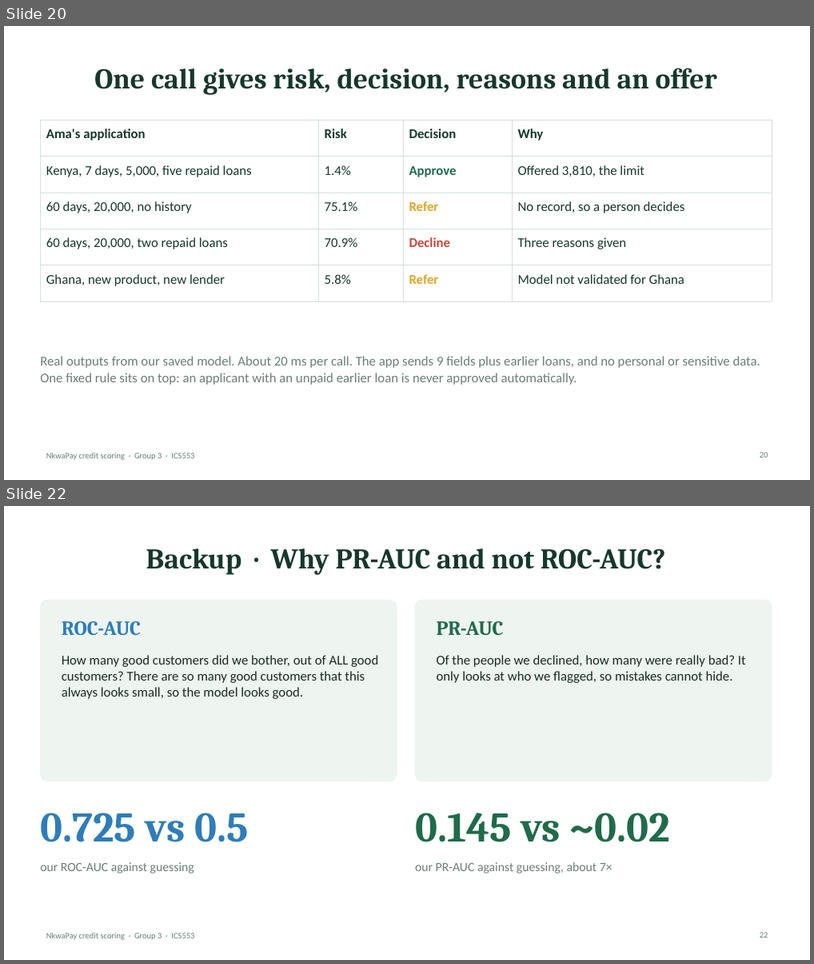
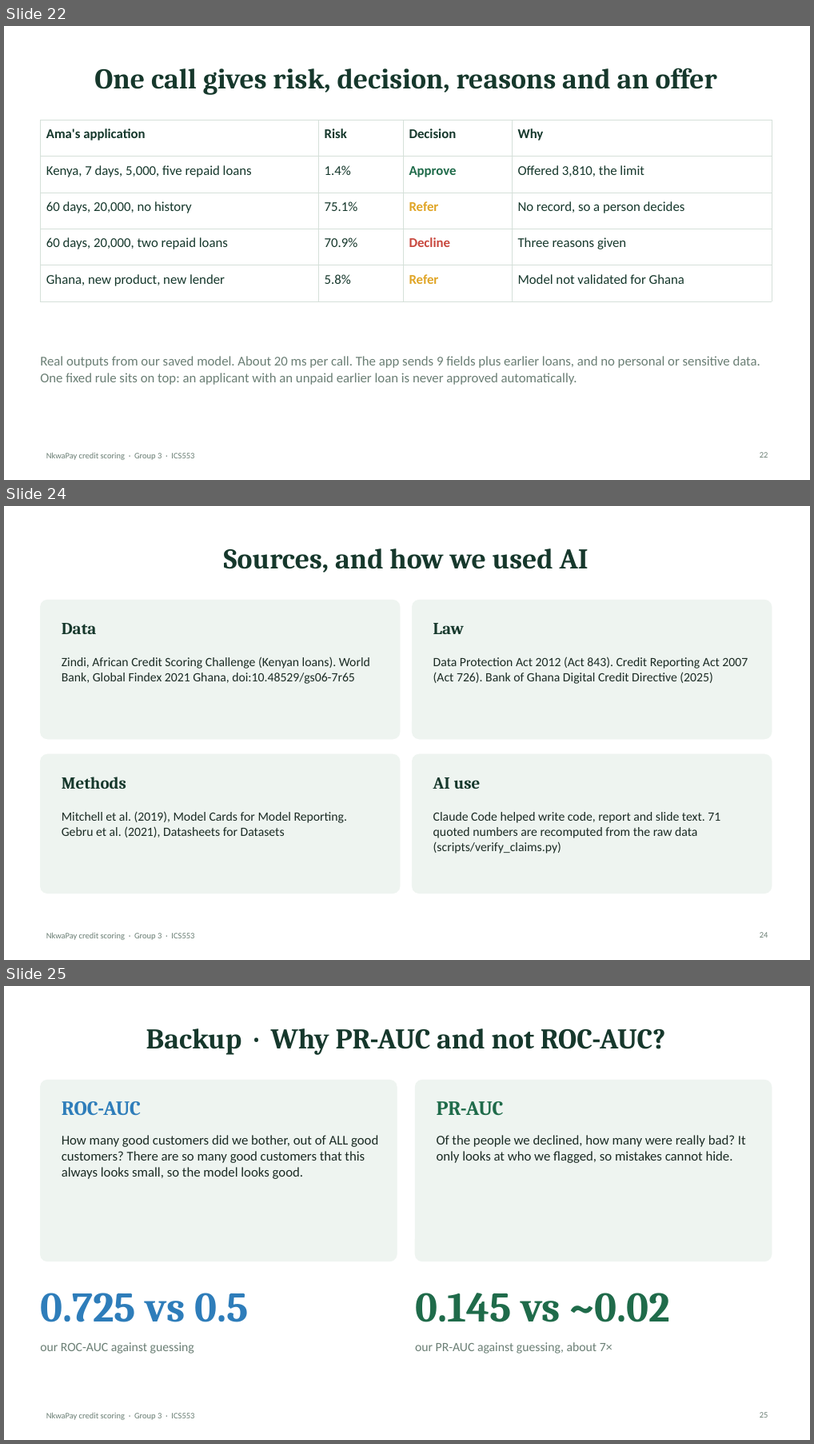
Before and after one commit to ASU-MICS-2028/mle-group-3-prosit-2, a slide deck: slides/NkwaPay_Debrief_Simple.pptx. Shown one above the other, each under a label of ours: slides 20 and 22 before the commit, slides 22, 24 and 25 after it; the slides between them are not shown. The pictures are 814x964 and 814x1444 pixels, drawn with LibreOffice and Linux fonts; fonts in the diff are those of the drawing. Boxes give left, top, right and bottom in pixels: in the first picture for what was removed or moved away, otherwise in the second. Text is boxed around its words. In the diff, an @@ line names an element or a change of style, - is before the commit and + after.

```diff
--- a/slides/NkwaPay_Debrief_Simple.pptx
+++ b/slides/NkwaPay_Debrief_Simple.pptx
@@ slide 24 added at box(4, 506, 810, 960), background #FFFFFF; not listed: 1 template element that a slide beside it also shows @@
@@ title added at box(224, 548, 589, 572), 34 pt, text #16382C, bold @@
+Sources, and how we used AI
@@ rounded rectangle added at box(40, 600, 400, 739), fill #EEF4F0, outline #EEF4F0 0.5 pt @@
@@ rounded rectangle added at box(412, 600, 772, 739), fill #EEF4F0, outline #EEF4F0 0.5 pt @@
@@ text added at box(62, 623, 97, 634), 20 pt, text #16382C, bold @@
+Data
@@ text added at box(434, 623, 464, 634), 20 pt, text #16382C, bold @@
+Law
@@ text added at box(62, 656, 370, 684), 15 pt, text #1B2B24 @@
+Zindi, African Credit Scoring Challenge (Kenyan loans). World Bank, Global Findex 2021 Ghana, doi:10.48529/gs06-7r65
@@ text added at box(434, 656, 748, 684), 15 pt, text #1B2B24 @@
+Data Protection Act 2012 (Act 843). Credit Reporting Act 2007 (Act 726). Bank of Ghana Digital Credit Directive (2025)
@@ rounded rectangle added at box(40, 754, 400, 893), fill #EEF4F0, outline #EEF4F0 0.5 pt @@
@@ rounded rectangle added at box(412, 754, 772, 893), fill #EEF4F0, outline #EEF4F0 0.5 pt @@
@@ text added at box(62, 776, 126, 788), 20 pt, text #16382C, bold @@
+Methods
@@ text added at box(434, 777, 481, 788), 20 pt, text #16382C, bold @@
+AI use
@@ text added at box(62, 811, 348, 837), 15 pt, text #1B2B24 @@
+Mitchell et al. (2019), Model Cards for Model Reporting. Gebru et al. (2021), Datasheets for Datasets
@@ text added at box(434, 812, 721, 853), 15 pt, text #1B2B24 @@
+Claude Code helped write code, report and slide text. 71 quoted numbers are recomputed from the raw data (scripts/verify_claims.py)
@@ page number added at box(760, 932, 769, 937), 10 pt, text #6B7F75 @@
+24
@@ what was slide 20 is now slide 22 @@
@@ page number at box(760, 452, 769, 457): text changed @@
-20
+22
@@ what was slide 22 is now slide 25 @@
```
Also in this commit, not shown: 5 slides changed, 2 other slides added, 2 other files.
